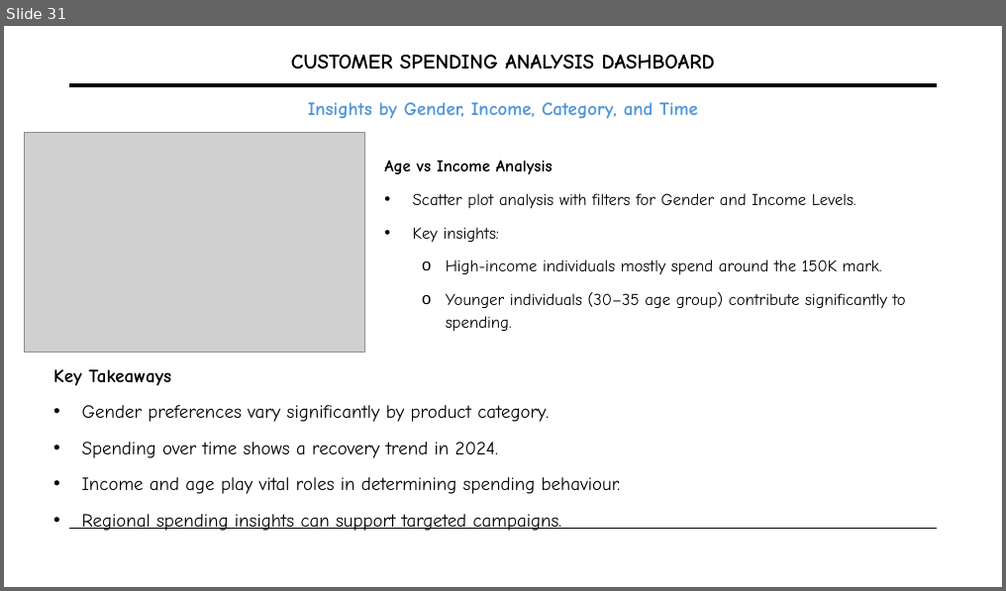
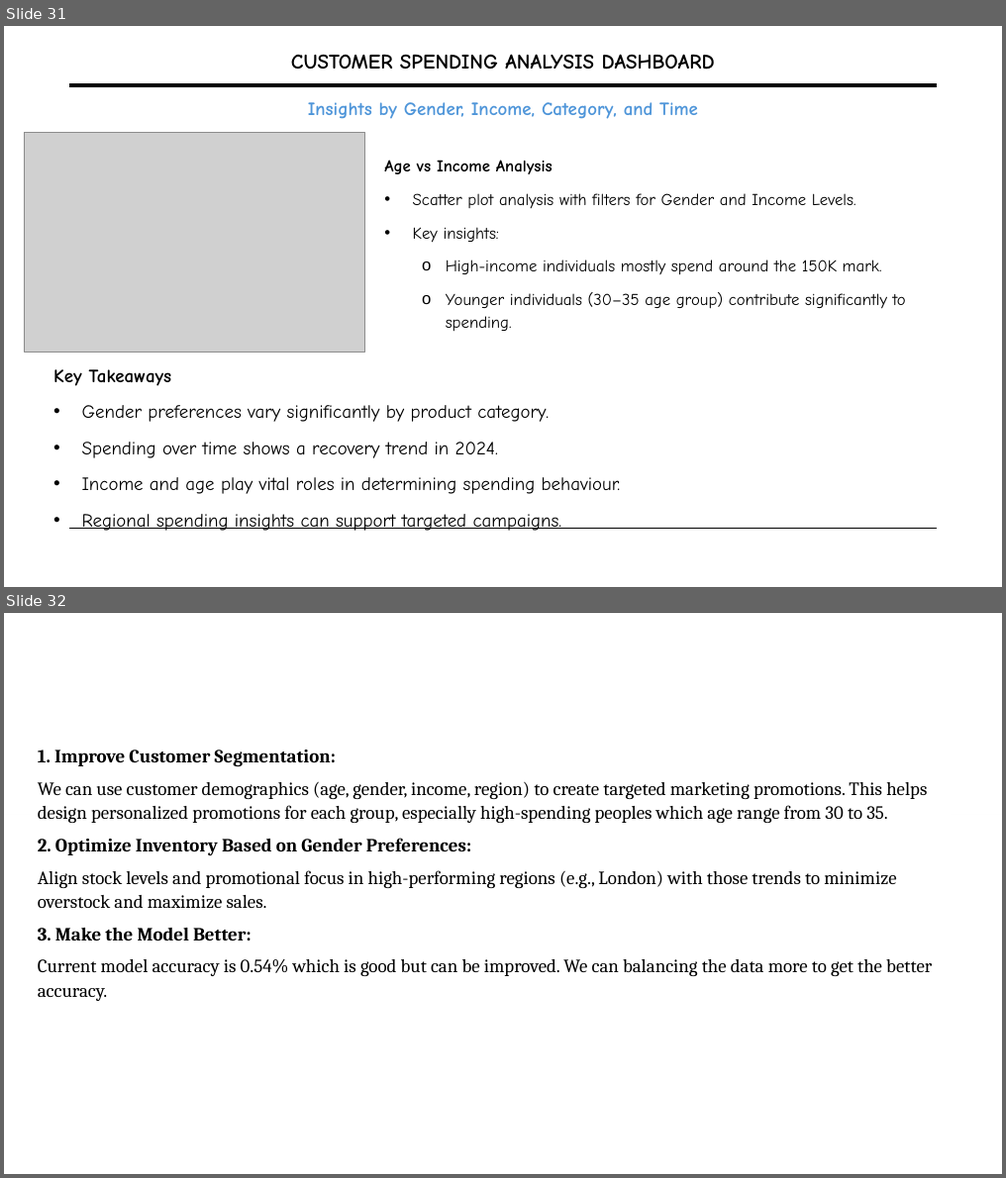
Before and after one commit to Becky139/Retail-Customer-Behavior-Analysis-using-Machine-Learning-Tableau, a slide deck: Team B Presentation (3).pptx. Shown one above the other, each under a label of ours: slide 31 before the commit, slides 31 and 32 after it. The pictures are 1006x591 and 1006x1178 pixels, drawn with LibreOffice and Linux fonts; fonts in the diff are those of the drawing; grey boxes stand for pictures; background and template pictures are left out; a plain dark background stands for a picture behind light text. Boxes give left, top, right and bottom in pixels: in the first picture for what was removed or moved away, otherwise in the second. Text is boxed around its words. In the diff, an @@ line names an element or a change of style, - is before the commit and + after.

```diff
--- a/Team B Presentation (3).pptx
+++ b/Team B Presentation (3).pptx
@@ slide 32 added at bbox=[4, 613, 1002, 1174], background picture (left out) @@
@@ rectangle added at bbox=[4, 613, 1002, 1174], fill #FFFFFF @@
@@ rectangle added at bbox=[4, 613, 1002, 814], fill gradient #FFFFFF @@
@@ title added at bbox=[30, 627, 684, 702], 36 pt, text #FFFFFF @@
+BUSINESS RECOMMENDATIONS
@@ text added at bbox=[38, 750, 932, 1001], 18 pt, text #000000 @@
+1. Improve Customer Segmentation:
+We can use customer demographics (age, gender, income, region) to create targeted marketing promotions. This helps design personalized promotions for each group, especially high-spending peoples which age range from 30 to 35.
+2. Optimize Inventory Based on Gender Preferences:
+Align stock levels and promotional focus in high-performing regions (e.g., London) with those trends to minimize overstock and maximize sales.
+3. Make the Model Better:
+Current model accuracy is 0.54% which is good but can be improved. We can balancing the data more to get the better accuracy.
```
Also in this commit, not shown: 4 slides changed.
